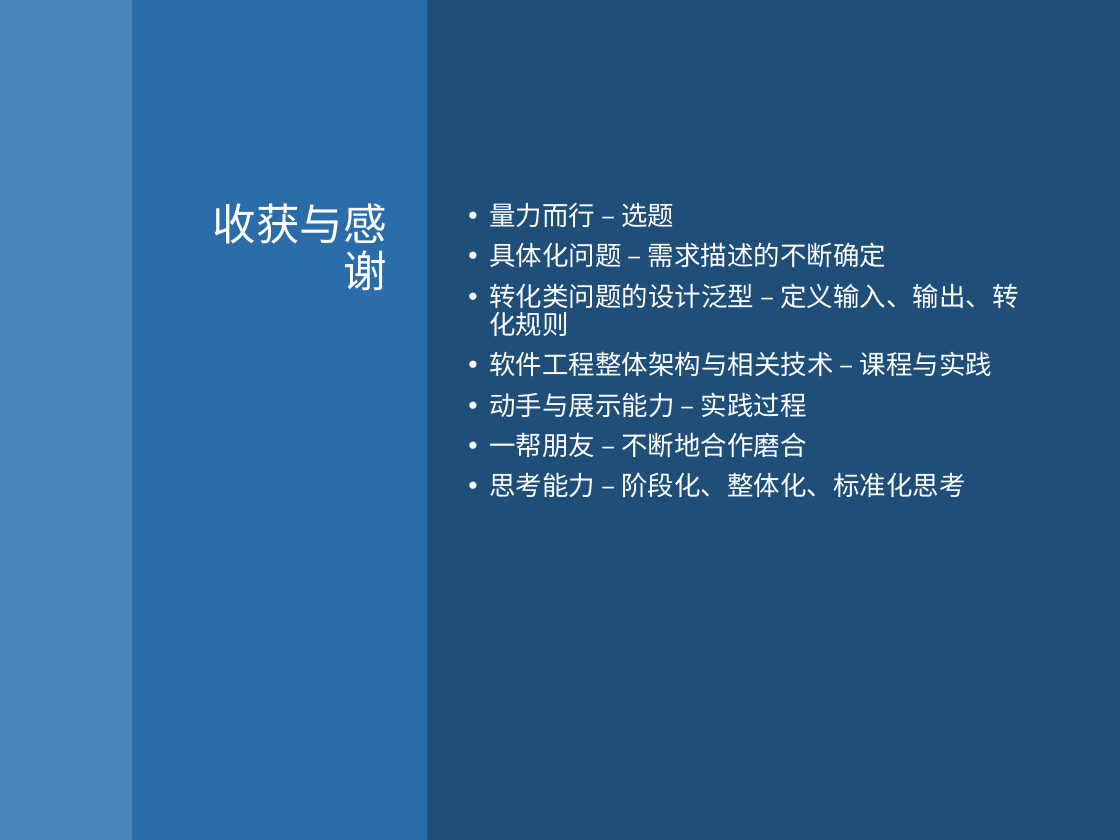
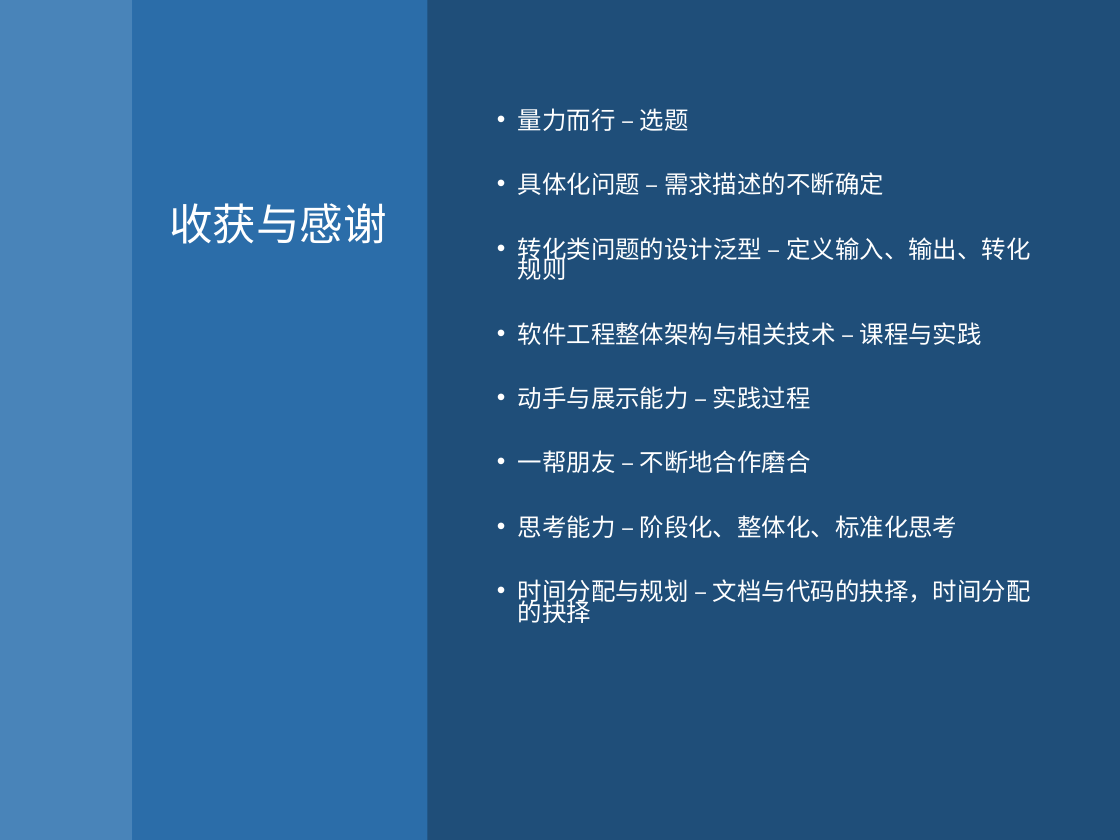
Before and after one commit to PatrickZad/AISRED, a slide deck: slide 28 of TEAM演示.pptx (slide 19 before the commit). Drawn at 1120x840 pixels with LibreOffice and Linux fonts; fonts in the diff are those of the drawing. Boxes give left, top, right and bottom in pixels: in the first picture for what was removed or moved away, otherwise in the second. Text is boxed around its words. In the diff, an @@ line names an element or a change of style, - is before the commit and + after.

```diff
--- a/TEAM演示.pptx
+++ b/TEAM演示.pptx
@@ text "量力而行 – 选题": place and size @@
-text "量力而行 – 选题" at [489,203,1018,497]
+text "量力而行 – 选题" at [518,108,1031,623]
@@ text at [518,108,1030,538]: size 17 to 15.7 pt in "量力而行 – 选题", "具体化问题 – 需求描述的不断确定", "转化类问题的设计泛型 – 定义输入、输出、转化规则", "软件工程整体架构与相关技术 – 课程与实践" and 3 more places; line spacing 0.9 to 0.7 @@
@@ title "收获与感谢" rewrapped from [213,203,387,291] to [169,203,387,244] @@
@@ text at [518,579,1031,623]: paragraph added @@
+• 时间分配与规划 – 文档与代码的抉择，时间分配的抉择
```
Also in this commit, not shown: 2 other slides changed, 9 slides added, 2 other files.
